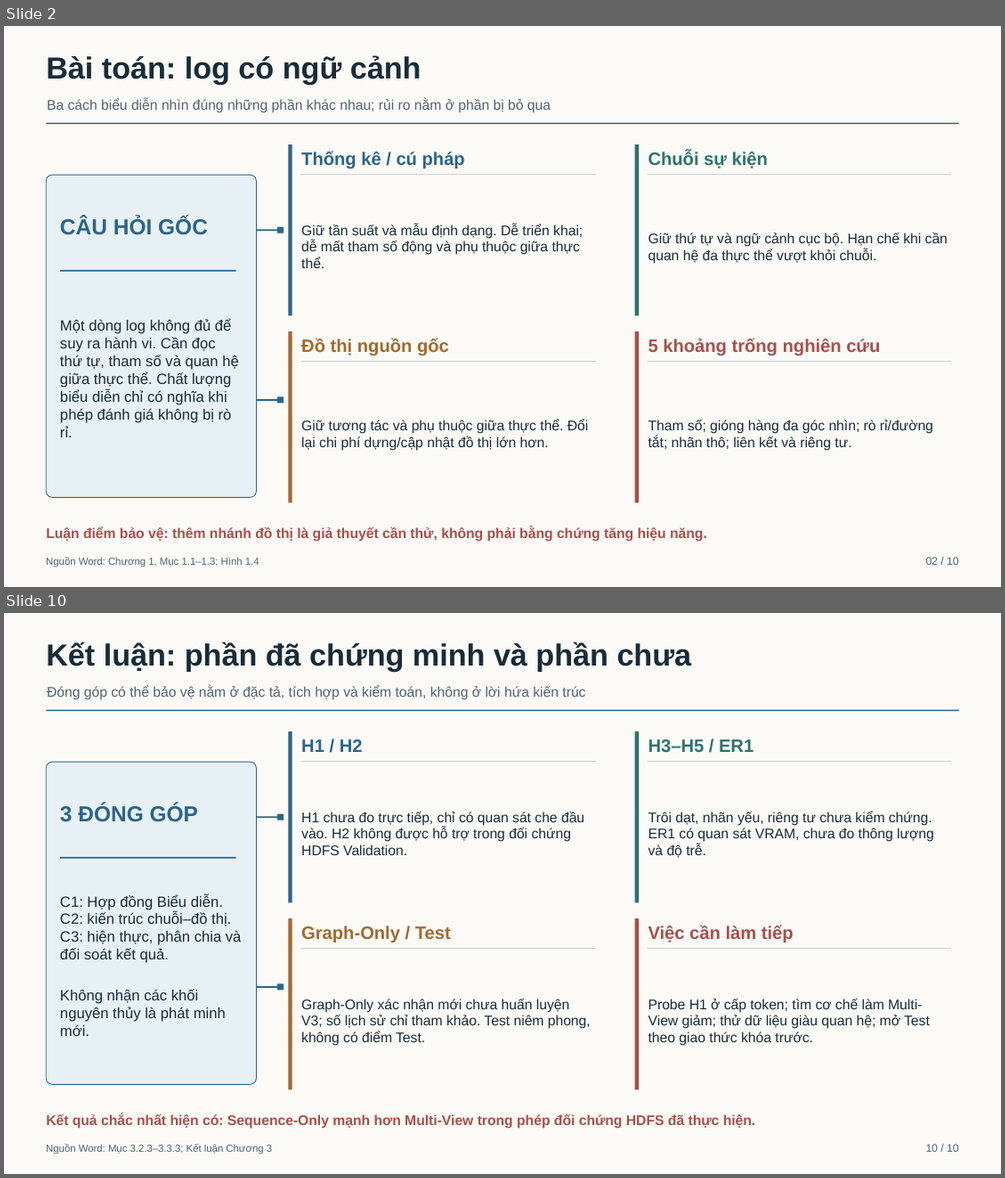
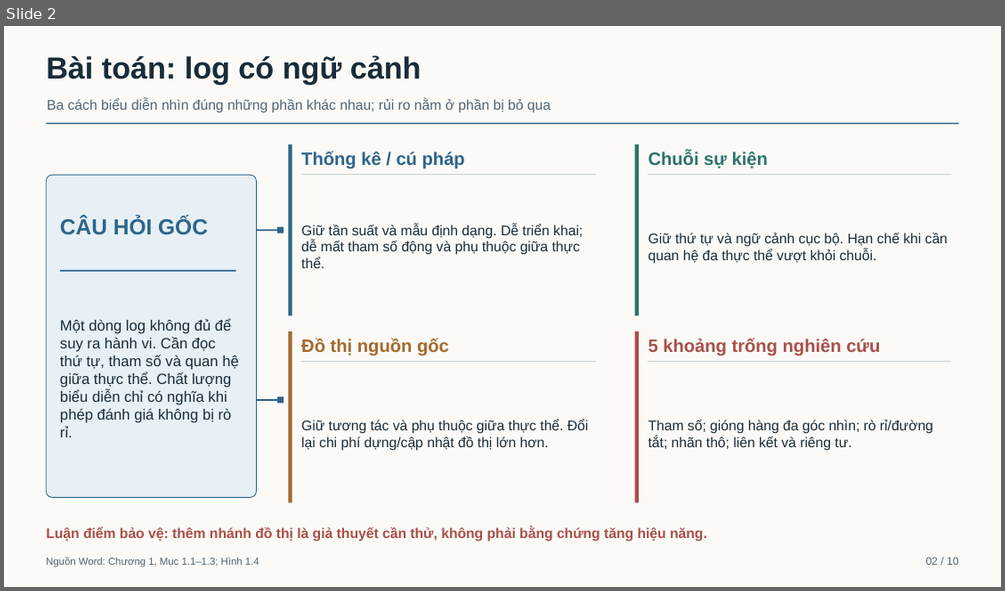
Before and after one commit to Minhlike/chuyen-de-chuyen-sau, a slide deck: bao-ve/Bao-cao-chuyen-de-10-slide-v4.pptx. Shown one above the other, each under a label of ours: slides 2 and 10 before the commit, slide 2 after it; the slides between them are not shown. The pictures are 1005x1178 and 1005x591 pixels, drawn with LibreOffice and Linux fonts; fonts in the diff are those of the drawing. Boxes give left, top, right and bottom in pixels: in the first picture for what was removed or moved away, otherwise in the second. Text is boxed around its words. In the diff, an @@ line names an element or a change of style, - is before the commit and + after.

```diff
--- a/bao-ve/Bao-cao-chuyen-de-10-slide-v4.pptx
+++ b/bao-ve/Bao-cao-chuyen-de-10-slide-v4.pptx
@@ slide 10 removed at (4, 613, 1001, 1174), background #FBFAF6 @@
@@ text removed at (46, 641, 692, 671) @@
-Kết luận: phần đã chứng minh và phần chưa
@@ text removed at (47, 685, 585, 700) @@
-Đóng góp có thể bảo vệ nằm ở đặc tả, tích hợp và kiểm toán, không ở lời hứa kiến trúc
@@ rectangle removed at (46, 709, 959, 711) @@
@@ rectangle removed at (288, 731, 291, 902) @@
@@ text removed at (301, 739, 363, 752) @@
-H1 / H2
@@ rectangle removed at (635, 731, 639, 902) @@
@@ text removed at (648, 739, 753, 753) @@
-H3–H5 / ER1
@@ rounded rectangle removed at (46, 762, 256, 1084) @@
@@ rectangle removed at (301, 761, 596, 762) @@
@@ rectangle removed at (647, 761, 951, 762) @@
@@ text removed at (60, 803, 198, 822) @@
-3 ĐÓNG GÓP
@@ rectangle removed at (257, 817, 280, 818) @@
@@ rectangle removed at (278, 814, 283, 820) @@
@@ text removed at (301, 811, 584, 855) @@
-H1 chưa đo trực tiếp, chỉ có quan sát che đầu vào. H2 không được hỗ trợ trong đối chứng HDFS Validation.
@@ text removed at (648, 811, 934, 858) @@
-Trôi dạt, nhãn yếu, riêng tư chưa kiểm chứng. ER1 có quan sát VRAM, chưa đo thông lượng và độ trễ.
@@ rectangle removed at (60, 857, 235, 859) @@
@@ text removed at (60, 894, 242, 1036) @@
-C1: Hợp đồng Biểu diễn.
-C2: kiến trúc chuỗi–đồ thị.
-C3: hiện thực, phân chia và đối soát kết quả.
-Không nhận các khối nguyên thủy là phát minh mới.
@@ rectangle removed at (288, 918, 291, 1089) @@
@@ text removed at (301, 925, 451, 942) @@
-Graph-Only / Test
@@ rectangle removed at (635, 918, 639, 1089) @@
@@ text removed at (648, 925, 793, 942) @@
-Việc cần làm tiếp
@@ rectangle removed at (301, 948, 596, 949) @@
@@ rectangle removed at (647, 948, 951, 949) @@
@@ rectangle removed at (257, 986, 280, 988) @@
@@ rectangle removed at (278, 984, 283, 989) @@
@@ text removed at (301, 998, 591, 1046) @@
-Graph-Only xác nhận mới chưa huấn luyện V3; số lịch sử chỉ tham khảo. Test niêm phong, không có điểm Test.
@@ text removed at (648, 998, 930, 1046) @@
-Probe H1 ở cấp token; tìm cơ chế làm Multi-View giảm; thử dữ liệu giàu quan hệ; mở Test theo giao thức khóa trước.
@@ text removed at (46, 1114, 756, 1128) @@
-Kết quả chắc nhất hiện có: Sequence-Only mạnh hơn Multi-View trong phép đối chứng HDFS đã thực hiện.
@@ text removed at (46, 1143, 272, 1154) @@
-Nguồn Word: Mục 3.2.3–3.3.3; Kết luận Chương 3
@@ text removed at (926, 1143, 959, 1151) @@
-10 / 10
```
Also in this commit, not shown: 6 slides changed, 2 slides added, 1 other slide removed, 5 other files.
